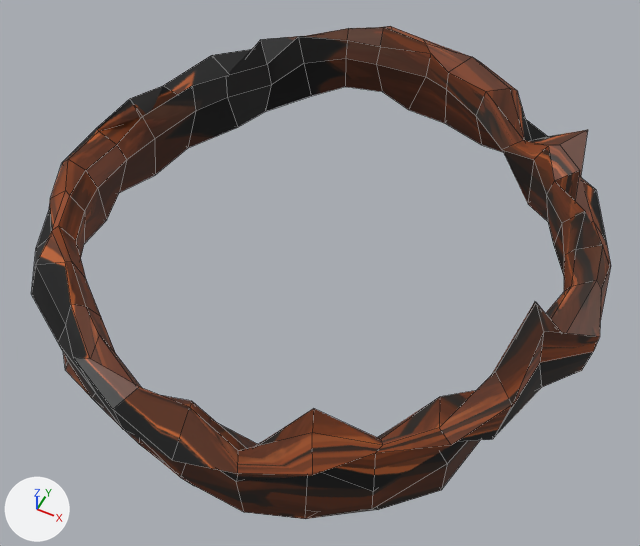
Before and after pictures for a commit that changed the FBX model Assets/---3D Assets/Environment/Arena Ring.fbx.
The view is the same before and after, from a 50 mm camera at (50.3, -106.0, 122.4) aimed at (1.4, -8.2, 0.1). Lighting does not change. The marker at lower left points along +X, +Y and +Z. Mesh edges are drawn as thin lines.
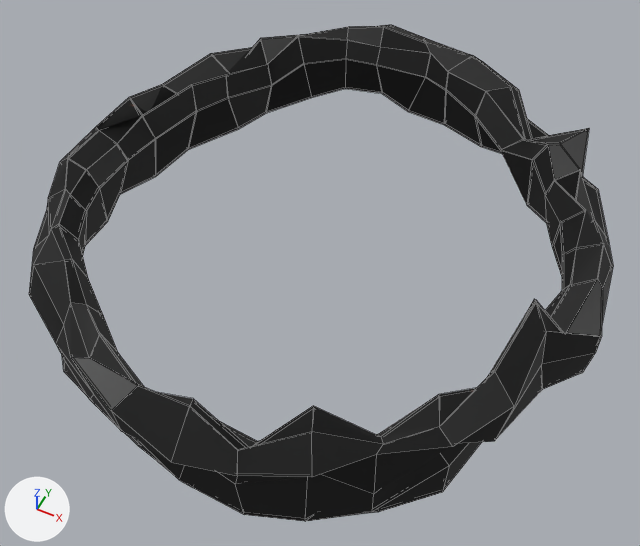
The edits, one by one:
Material 'outline' (mat_outline) is new.
Its base color is (0.0, 0.0, 0.0) (black #000000).
me_cylinder_002 is used by ob_cylinder_001; location (0.0, 0.0, 0.0).
me_cylinder_002 had 256 vertices, 256 faces and spanned x -54.9..51.4, y -56.7..52.3, z -8.4..20.9.
me_cylinder_002 now has 512 vertices, 512 faces and spans x -55.2..51.6, y -57.1..52.6, z -8.8..21.2.
me_cylinder_002 part 1: a new loose piece of 256 vertices spanning x -55.2..51.6, y -57.1..52.6, z -8.8..21.2, in mat_outline (black #000000).
me_cylinder_002 now uses material mat_outline (black #000000).

Location of each change, (x1, y1, x2, y2) in pixels of the pictures (640 x 546 px):
'Cylinder.001', reshaped: before (31, 26, 611, 519); after (29, 25, 613, 521)
part 1 of me_cylinder_002, added (black): after (29, 25, 613, 521)
